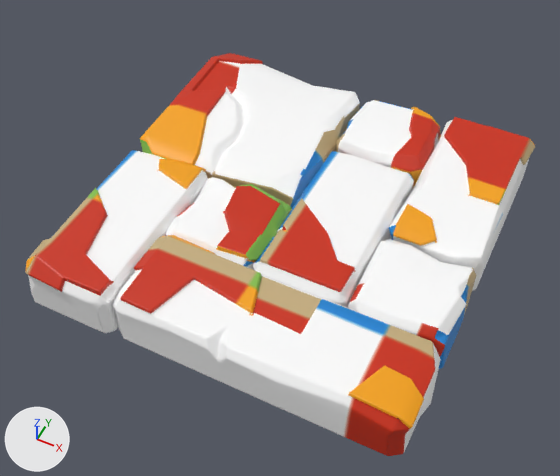
One commit to the FBX model Assets/Application/Models/Tile_Default_02.fbx: the scene before it, then after it.
Both versions are drawn from a 50 mm camera at (1.19, -2.56, 2.99) aimed at (0.05, -0.28, 0.14). Arrows for +X, +Y and +Z are at lower left; the lights stay in place. Where no turn or scale is listed for an object, it has been applied to the vertices. Vertices at the same position are counted once.

Script lines for the objects in view, before the commit:
```python
me_cube_082 = bpy.data.meshes.new('Cube.082')
me_cube_082.from_pydata(...)  # 6761 vertices, 6710 faces; spans x -1.02..1.02, y -1.02..1.02, z -0.15..0.18
me_cube_082.materials.append(mat_material)  # picture img_color_palette_jpg
ob_cube_056 = bpy.data.objects.new('Cube.056', me_cube_082)
ob_cube_056.location = (0.0, 0.0, 0.0)
```
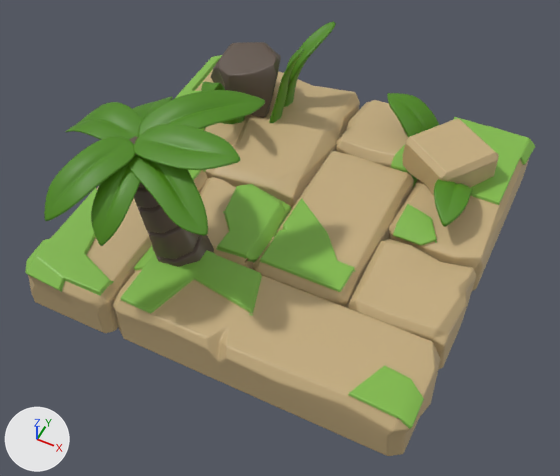
Boxes (x1, y1, x2, y2) around the edits, measured in the pictures (560 x 476 px):
'Cube.056', reshaped (8% taller): before (25, 53, 535, 456); after (25, 22, 535, 456)
part 1 of me_cube_082, added (green): after (44, 90, 265, 267)
part 2 of me_cube_082, added: after (201, 22, 336, 124)
part 3 of me_cube_082, added: after (387, 93, 499, 227)
part 4 of me_cube_082, surface changed (white to beige): (25, 55, 535, 456) in both

Patch to the scene script:
```diff
--- a/Assets/Application/Models/Tile_Default_02.fbx.py
+++ b/Assets/Application/Models/Tile_Default_02.fbx.py
@@ me_cube_082 @@
 # used by ob_cube_056; location = (0.0, 0.0, 0.0)
-me_cube_082.from_pydata(...)  # 6761 vertices, 6710 faces; spans x -1.02..1.02, y -1.02..1.02, z -0.15..0.18
+me_cube_082.from_pydata(...)  # 13001 vertices, 12941 faces; spans x -1.02..1.02, y -1.05..1.02, z -0.17..0.92
+# me_cube_082 part 1: 3136 vertices added at x -0.89..0.03, y -1.05..-0.14, z -0.17..0.92
+# me_cube_082 part 2: 1852 vertices added at x -0.83..-0.22, y 0.17..0.98, z -0.01..0.63
+# me_cube_082 part 3: 1252 vertices added at x 0.18..0.87, y 0.05..0.83, z 0.11..0.34
+# me_cube_082 part 4: 6710 kept faces spanning x -1.02..1.02, y -1.02..1.02, z -0.15..0.18 get new texture (UV) coordinates
 me_cube_082.materials.append(mat_material)
```
